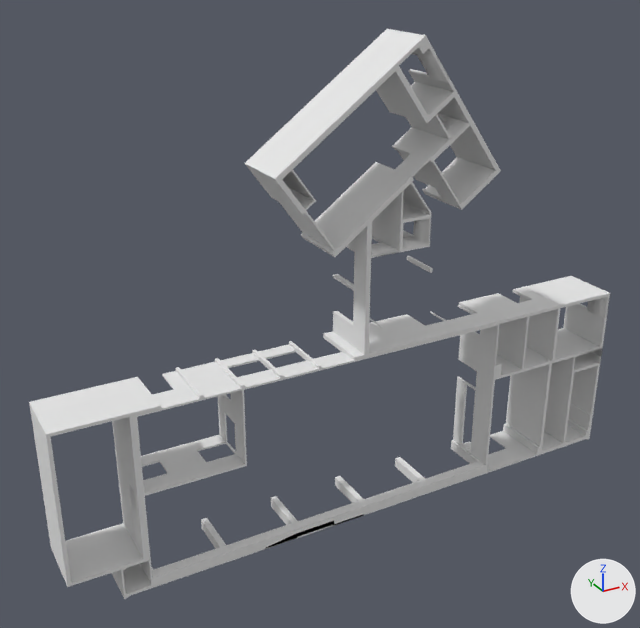
A saved change to the OBJ model models/adream/walls.obj.
Camera for both pictures: a 50 mm camera at (-17.7, -45.2, 24.3) aimed at (6.4, -1.3, 2.4). Every picture has the same lights, and +X, +Y and +Z are marked at lower right. Where no turn or scale is listed for an object, it has been applied to the vertices.

Objects in the first picture: 'gf_walls_Cube.001'.
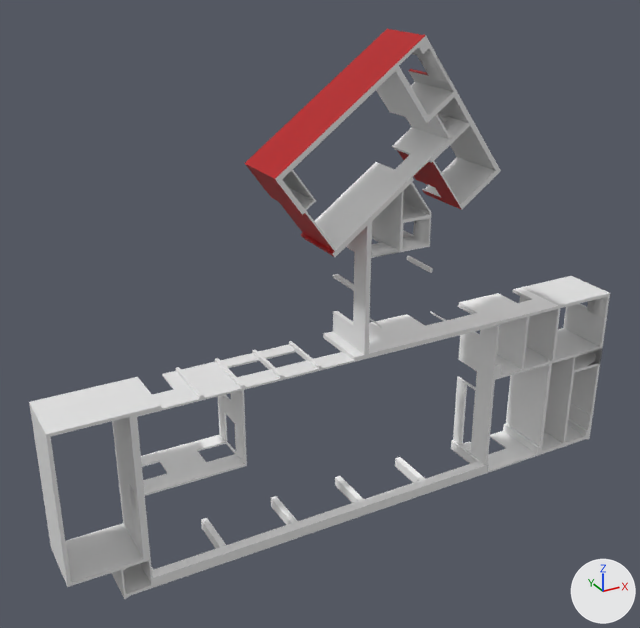
Location of each change, [x1, y1, x2, y2] in pixels of the pictures (640 x 628 px; the box of a moved part takes in the faces that stretch with it):
'gf_walls_Cube.001', surface changed
    both: [139, 29, 602, 579]
part 1 of me_gf_walls_cube_001, moved or reshaped
    both: [297, 514, 364, 538]
part 2 of me_gf_walls_cube_001, surface changed
    both: [139, 36, 602, 579]
part 3 of me_gf_walls_cube_001, recoloured (white to red)
    both: [245, 29, 464, 255]

The change, as a list of edits to the scene's bpy script:
```text
Add img_wall_color_png:
    img_wall_color_png = load_image('wall_color.png', 'wall_color.png', 147, 25, 'sRGB')
Change mat_m_wall_paper_white:
    remove mat_m_wall_paper_white.base_color = (0.8, 0.8, 0.8)  # white #e7e7e7
    add mat_m_wall_paper_white.texture = img_wall_color_png
    mat_m_wall_paper_white.roughness: 1.0 -> 0.526
Change me_gf_walls_cube_001:
    where me_gf_walls_cube_001.from_pydata(...)  # 2228 vertices, 2321 faces; spans x -11.1..28.5, y -3.9..0.0, z -11.7..18.8
    used by ob_gf_walls_cube_001; location = (0.0, 0.0, 0.0)
    verts and faces of me_gf_walls_cube_001; kept vertices keep their numbers, new ones are numbered from 2228
    before: 370 (8.3, -3.9, -11.6) at pixel (364, 515), 371 (8.3, -3.9, -11.5) at pixel (364, 514), 377 (3.7, -3.9, -11.6) at pixel (303, 536), 379 (3.7, -3.9, -11.5) at pixel (303, 534), 382 (3.3, -3.9, -11.6) at pixel (297, 538)
    before: 383 (3.3, -3.9, -11.5) at pixel (297, 536), 2028 (3.7, -3.2, -11.6), 2029 (3.7, -3.2, -11.5), 2036 (8.3, -3.2, -11.6), 2037 (8.3, -3.2, -11.5)
    remove me_gf_walls_cube_001.materials.append(mat_m_concrete_white)  # white #e7e7e7
    me_gf_walls_cube_001 part 1
    add delete_faces([(2028, 2036, 2037, 2029), (370, 377, 379, 371), (377, 382, 383, 379)])
    add faces += [(2028, 2029, 2037, 2036), (370, 371, 379, 377), (377, 379, 383, 382)]
    me_gf_walls_cube_001 part 2: 2179 kept faces spanning x -11.1..28.5, y -3.9..0.0, z -11.7..18.8 get new texture (UV) coordinates
    me_gf_walls_cube_001 part 3: 192 faces spanning x 2.2..17.6, y -3.9..0.0, z 7.0..18.8 switch from mat_m_concrete_red (white #e7e7e7) to mat_m_wall_paper_white (picture img_wall_color_png)
```
